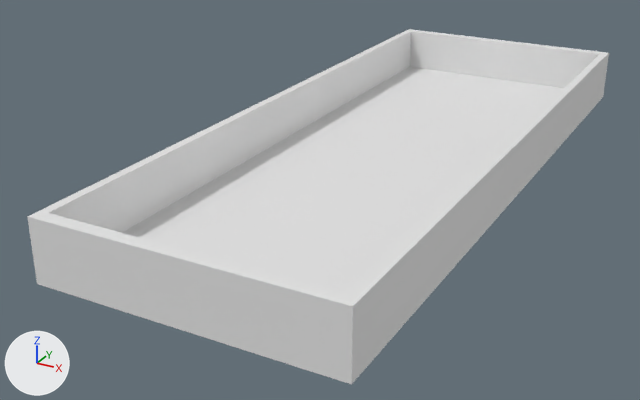
What one commit did to the Blender file obj_chest_AshAllen_01.blend.
Both versions are drawn from a 50 mm lens placed at (9.68, -21.76, 8.05), pointed at (-1.41, -1.61, -2.02). Every picture has the same lights, and +X, +Y and +Z are marked at lower left. The first picture is the older version.

The older version as bpy lines, for what is in view:
```python
me_cube_003 = bpy.data.meshes.new('Cube.003')
me_cube_003.from_pydata([(5.48, 9.92, -2.11), (5.48, 0.0, -2.11), (0.0, 9.92, -2.11), (0.0, 0.0, -2.11), (5.48, 9.92, 0.45), (5.48, 0.0, 0.45), (0.0, 9.92, 0.45)], [], [(2, 0, 1, 3), (0, 4, 5, 1), (2, 6, 4, 0)])
ob_chest = bpy.data.objects.new('Chest', me_cube_003)
ob_chest.location = (0.0, 0.0, 0.0)
ob_chest.scale = (0.696, 1.0, 0.626)
_m = ob_chest.modifiers.new('Mirror', 'MIRROR')
_m.use_axis = (True, True, False)
_m.use_clip = True
_m = ob_chest.modifiers.new('Solidify', 'SOLIDIFY')
_m.thickness = 0.35
_m.use_even_offset = True
```
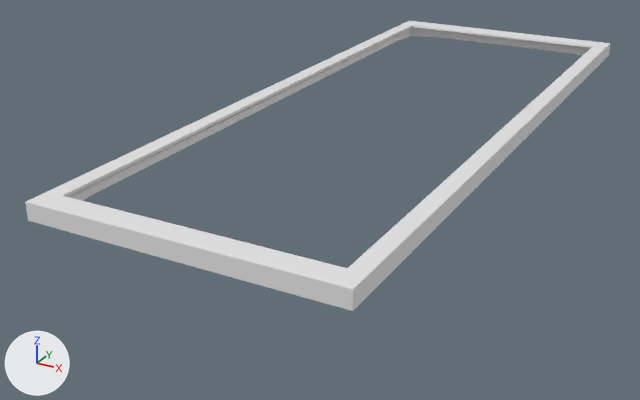
Where the change shows, as pixel boxes [x1, y1, x2, y2] in the pictures (640 x 400 px):
```json
{"object": "Chest", "change": "reshaped, moved, modifiers changed", "before": [27, 29, 609, 384], "after": [25, 21, 610, 311], "on screen": "18% shorter"}
```

The change, as JSON lines over the scene's bpy script:
```json
{"block": "me_cube_003", "where": "# used by ob_chest; location = (0.0, 0.0, 0.0); scale = (0.696, 1.0, 0.626)"}
{"op": "remove", "block": "me_cube_003", "code": "me_cube_003.from_pydata(...)  # 7 vertices, 3 faces; spans x 0.0..5.48, y 0.0..9.92, z -2.11..0.45"}
{"op": "add", "block": "me_cube_003", "code": "me_cube_003.from_pydata(...)  # 52 vertices, 36 faces, 7 loose edges; spans x -5.48..5.48, y -9.92..9.92, z 0.45..1.14"}
{"block": "me_cube_003", "change": "me_cube_003 part 1"}
{"block": "me_cube_003", "change": "4 vertices are removed from x 0.0..5.48, y 0.0..9.92, z -2.11"}
{"block": "me_cube_003", "change": "3 faces are deleted"}
{"block": "me_cube_003", "change": "26 vertices are added at x -5.48..5.48, y -9.92..9.92, z 0.45..1.14"}
{"block": "me_cube_003", "change": "9 new vertices lie (0.0, 0.0, 0.69) away from vertices in x -5.48..5.48, y -9.92..9.92, z 0.45"}
{"block": "me_cube_003", "change": "7 new vertices lie (4.85, 0.0, 0.0) away from vertices in x -4.85, y -9.3..9.3, z 1.01..1.14"}
{"block": "me_cube_003", "change": "7 new vertices lie (4.85, 0.0, 0.0) away from vertices in x 0.0, y -9.3..9.3, z 1.01..1.14"}
{"block": "me_cube_003", "change": "7 loose edges are added"}
{"block": "me_cube_003", "change": "36 new faces join them"}
{"op": "set", "path": "ob_chest.location", "old": "(0.0, 0.0, 0.0)", "new": "(0.0, 0.0, -0.1)"}
{"op": "remove", "block": "ob_chest", "code": "_m = ob_chest.modifiers.new('Mirror', 'MIRROR')"}
{"op": "remove", "block": "ob_chest", "code": "_m.use_axis = (True, True, False)"}
{"op": "remove", "block": "ob_chest", "code": "_m.use_clip = True"}
{"op": "add", "block": "ob_chest", "code": "_m = ob_chest.modifiers.new('Bevel', 'BEVEL')"}
{"op": "add", "block": "ob_chest", "code": "_m.width = 0.06"}
{"op": "add", "block": "ob_chest", "code": "_m.width_pct = 0.06"}
{"op": "add", "block": "ob_chest", "code": "_m.segments = 3"}
```
